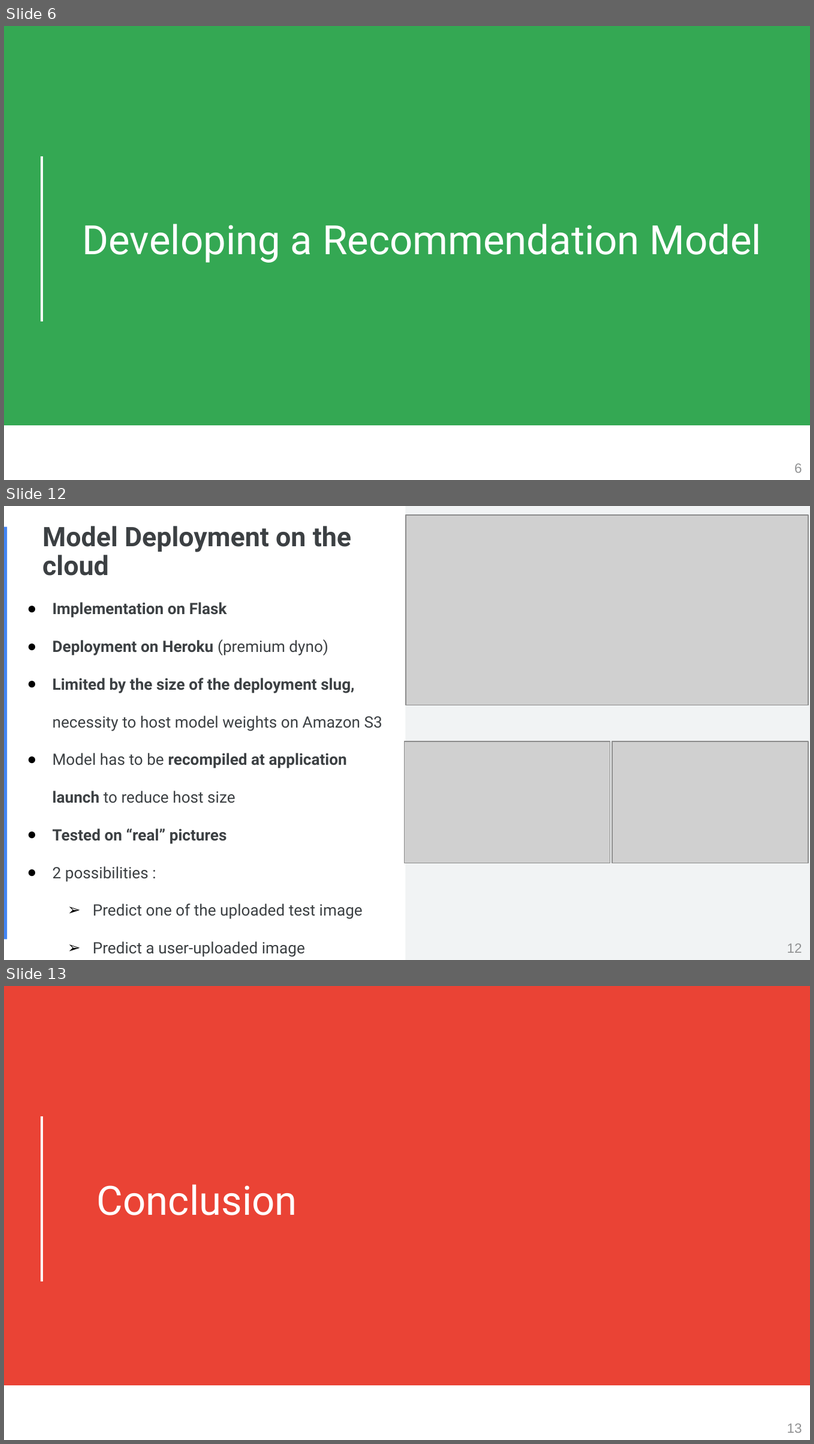
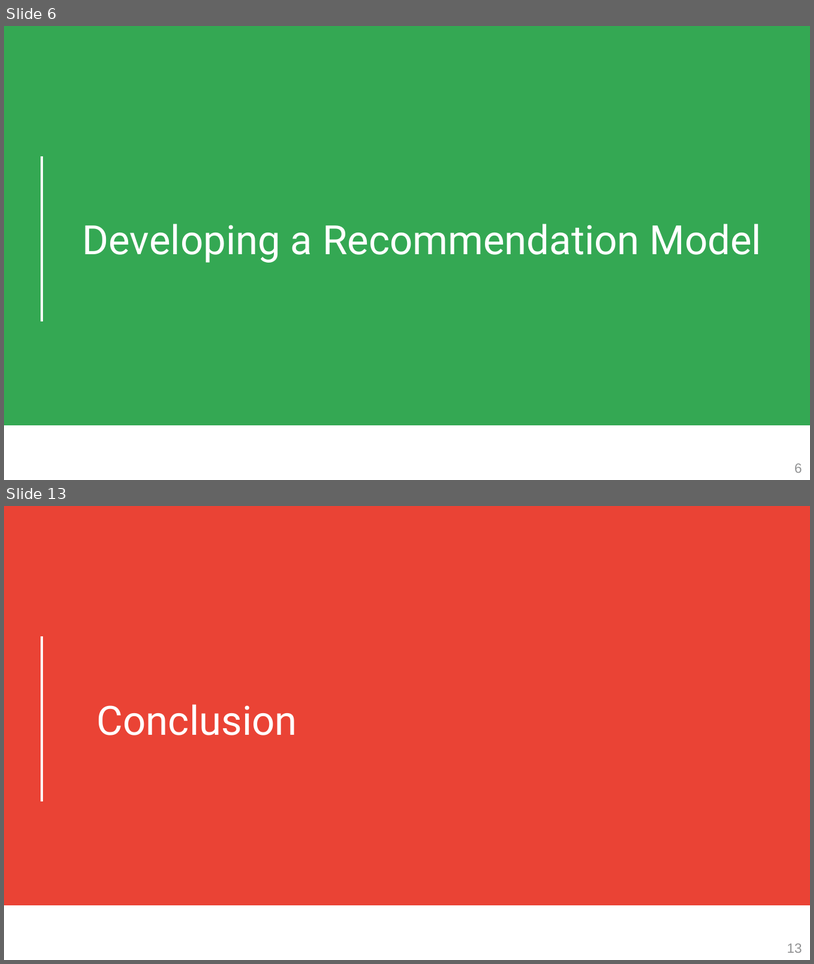
Before and after one commit to octave-ati/Designing-a-Recommendation-Model, a slide deck: P9_03_Presentation.pptx. Shown one above the other, each under a label of ours: slides 6, 12 and 13 before the commit, slides 6 and 13 after it; the slides between them are not shown. The pictures are 814x1444 and 814x964 pixels, drawn with LibreOffice and Linux fonts; fonts in the diff are those of the drawing; grey boxes stand for pictures. Boxes give left, top, right and bottom in pixels: in the first picture for what was removed or moved away, otherwise in the second. Text is boxed around its words. In the diff, an @@ line names an element or a change of style, - is before the commit and + after.

```diff
--- a/P9_03_Presentation.pptx
+++ b/P9_03_Presentation.pptx
@@ slide 12 removed at box(4, 506, 810, 960), background #FFFFFF @@
@@ rectangle removed at box(405, 506, 810, 959) @@
@@ picture removed at box(407, 515, 809, 705) @@
@@ rectangle removed at box(4, 527, 7, 939) @@
@@ title removed at box(42, 526, 351, 576) @@
-Model Deployment on the cloud
@@ text removed at box(53, 602, 383, 919) @@
-● Implementation on Flask
-● Deployment on Heroku (premium dyno)
-● Limited by the size of the deployment slug, necessity to host model weights on Amazon S3
-● Model has to be recompiled at application launch to reduce host size
-● Tested on “real” pictures
-● 2 possibilities :
-  ➢ Predict one of the uploaded test image
-  ➢ Predict a user-uploaded image
@@ picture removed at box(405, 741, 611, 863) @@
@@ picture removed at box(612, 741, 808, 863) @@
@@ page number removed at box(788, 943, 803, 952) @@
-12
```
Also in this commit, not shown: 3 slides changed, 5 slides added, 4 other slides removed, 2 other files.
